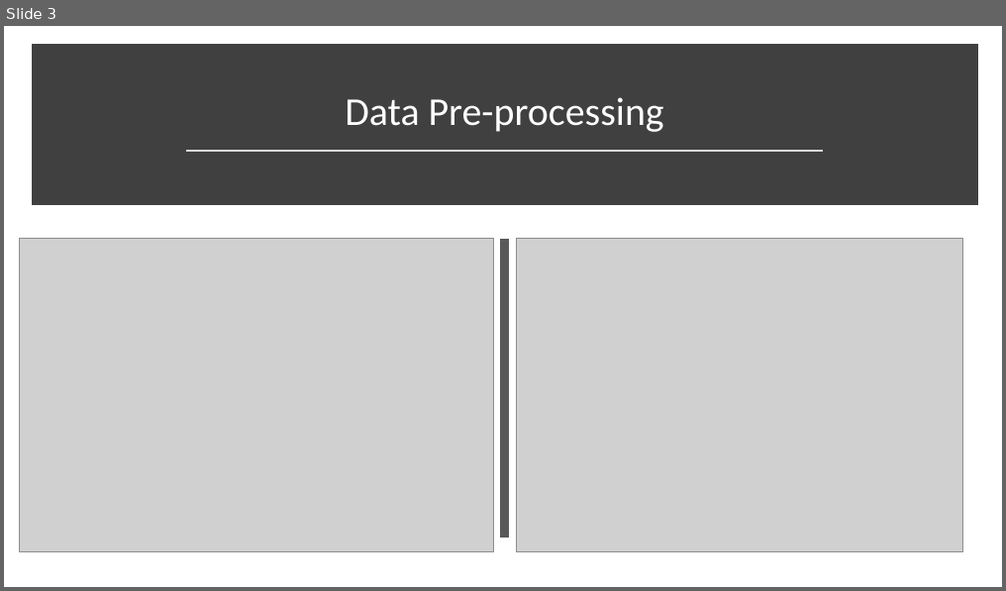
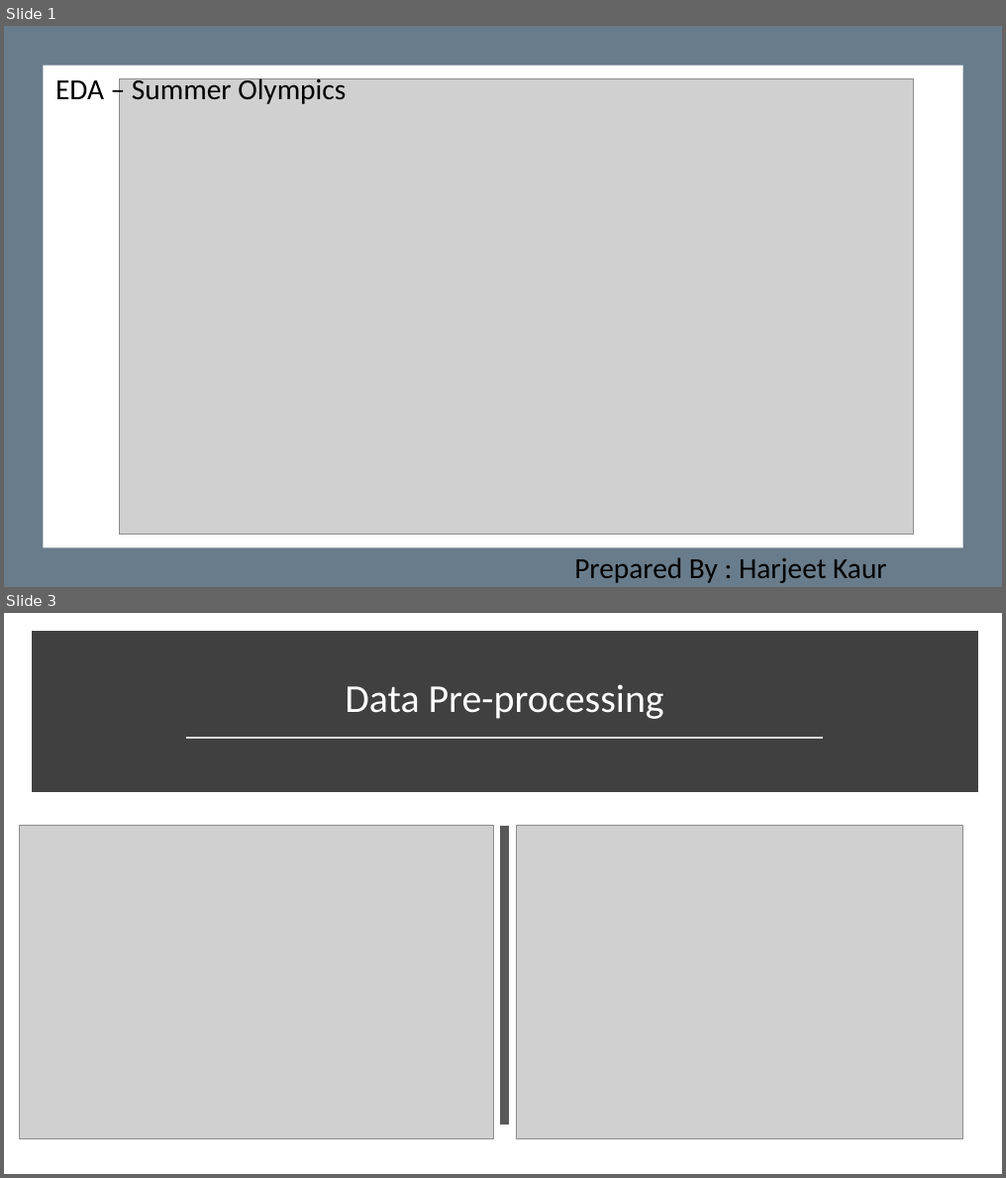
Before and after one commit to harjeet31/Summer-Olympics-EDA, a slide deck: Summer Olympics - EDA.pptx. Shown one above the other, each under a label of ours: slide 3 before the commit, slides 1 and 3 after it; the slides between them are not shown. The pictures are 1006x591 and 1006x1178 pixels, drawn with LibreOffice and Linux fonts; fonts in the diff are those of the drawing; grey boxes stand for pictures. Boxes give left, top, right and bottom in pixels: in the first picture for what was removed or moved away, otherwise in the second. Text is boxed around its words. In the diff, an @@ line names an element or a change of style, - is before the commit and + after.

```diff
--- a/Summer Olympics - EDA.pptx
+++ b/Summer Olympics - EDA.pptx
@@ slide 1 added at (x1=4, y1=26, x2=1002, y2=587), background #FFFFFF @@
@@ rectangle added at (x1=4, y1=26, x2=1002, y2=587), fill #697C8B @@
@@ rectangle added at (x1=43, y1=66, x2=963, y2=549), fill #FFFFFF @@
@@ text added at (x1=55, y1=76, x2=346, y2=104), 28 pt, text #000000 @@
+EDA – Summer Olympics
@@ picture added at (x1=119, y1=78, x2=914, y2=534) @@
@@ text added at (x1=574, y1=558, x2=886, y2=583), 28 pt, text #000000 @@
+Prepared By : Harjeet Kaur
```
Also in this commit, not shown: 5 slides changed, 13 other slides added, 2 slides removed, 2 other files.
